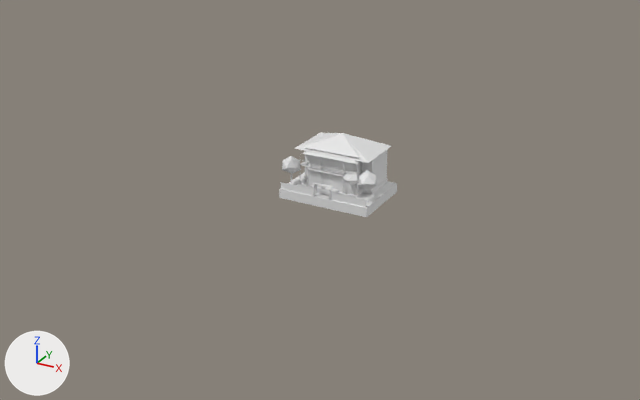
The glTF model assets/models/karabakh_shusha_town/karabakh_shusha_town_far.glb: old version first, new version second.
Camera for both pictures: a 50 mm camera at (70.5, -135.4, 64.3) aimed at (-1.3, -4.9, -0.9). Arrows for +X, +Y and +Z are at lower left; the lights stay in place. The first picture is the older version.

The first picture shows 'kb_bulbul', 'kb_sh_house_b' and 2 more.
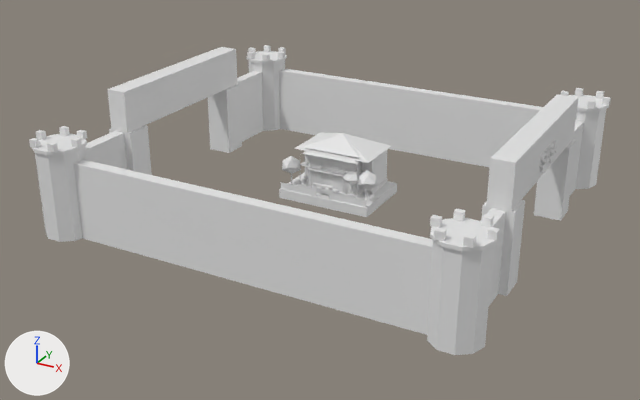
What differs and where, as boxes [x1, y1, x2, y2] in the pictures (640 x 400 px):
'kb_sh_fortress', added: after [29, 45, 611, 355]

The edits, one by one:
Mesh me_kb_sh_fortress_002 is new.
It has 939 vertices, 1686 faces and spans x -40.6..40.7, y -37.4..37.4, z -3.5..18.2.
Object 'kb_sh_fortress' (ob_kb_sh_fortress) is new; it shows me_kb_sh_fortress_002.
Its location is (0.0, 0.0, 0.0).
